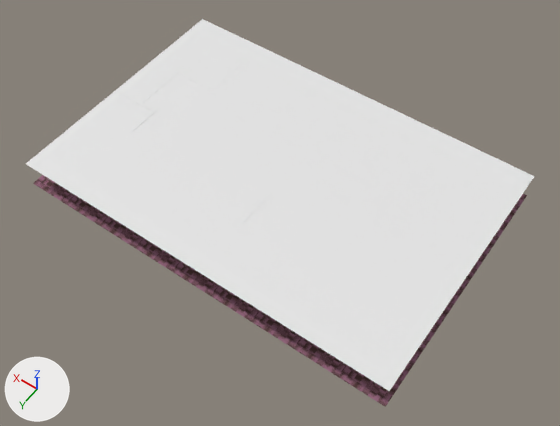
One commit to the Blender file assets/3D/blend/plattegrond.blend: the scene before it, then after it.
The view is the same before and after, from a 50 mm camera at (-80.5, 88.4, 130.9) aimed at (-20.4, 4.3, -1.3). The lights are fixed; the arrows at lower left show +X, +Y and +Z.

Names of what the first picture shows: 'Vloer', 'Vloer.001'.
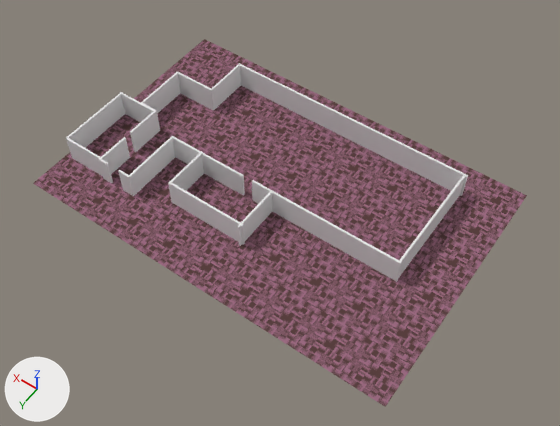
Where the change shows, as pixel boxes [x1, y1, x2, y2] in the pictures (560 x 426 px):
```json
{"object": "Vloer.001", "change": "hidden", "before": [26, 19, 534, 391]}
{"object": "Vloer", "change": "unchanged, uncovered by the edit", "before": [33, 175, 527, 407], "after": [33, 39, 527, 407]}
{"object": "Cube.008", "change": "unchanged, uncovered by the edit", "after": [240, 64, 468, 196]}
{"object": "Cube.013", "change": "unchanged, uncovered by the edit", "after": [252, 180, 402, 282]}
{"object": "Cube.015", "change": "unchanged, uncovered by the edit", "after": [168, 181, 245, 245]}
```

Scene script edits in JSON lines:
```json
{"op": "set", "path": "ob_vloer_001.location", "old": "(-16.9, 0.0, 6.4)", "new": "(-16.9, 0.0, 6.5)"}
{"op": "add", "block": "ob_vloer_001", "code": "ob_vloer_001.hide_set(True)"}
```
